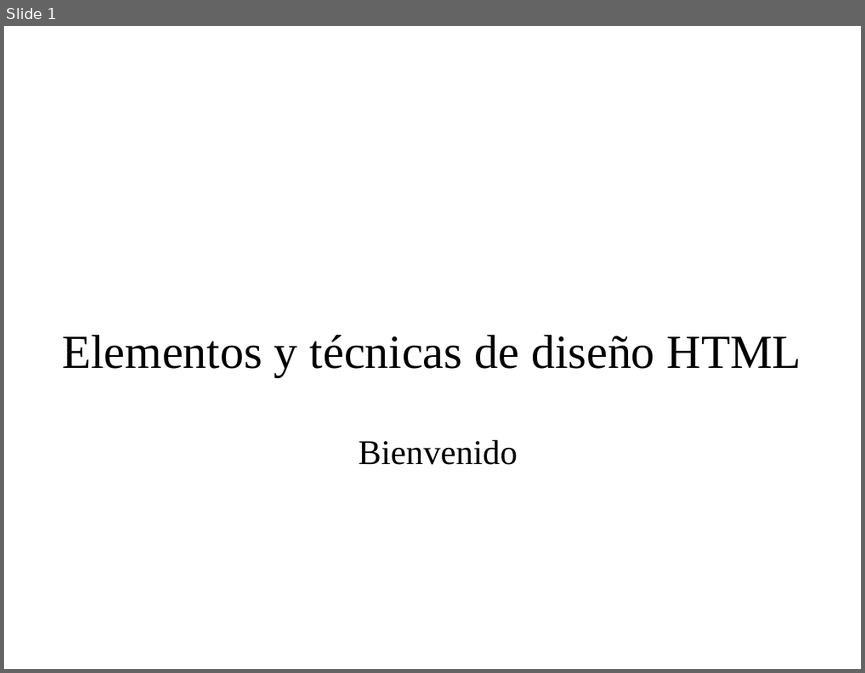
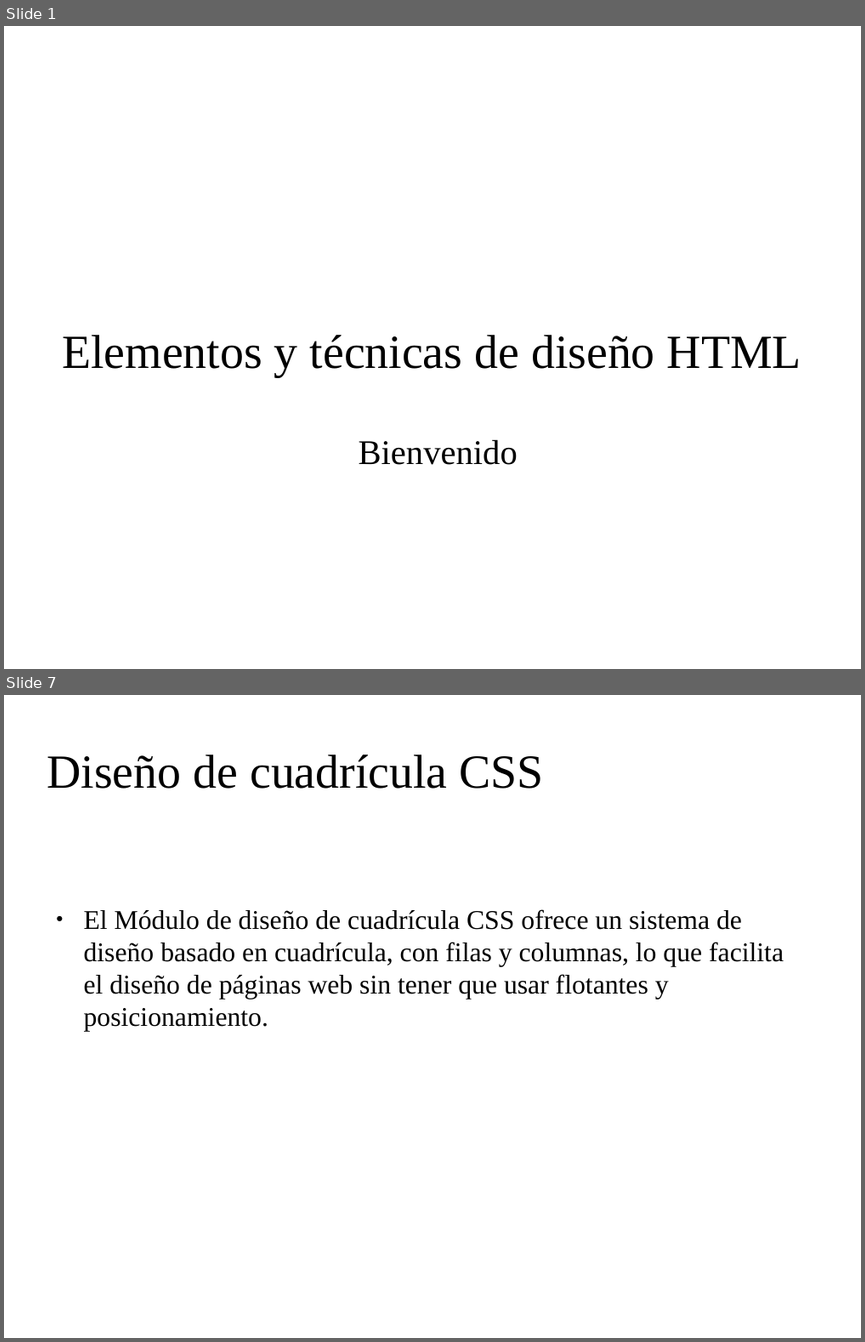
Before and after one commit to codefuncode/Curso-de-HTML-2020, a slide deck: 01-Tutorial-HTML/025-Elementos-y-tecnicas-de-diseno-HTML/025-Elementos-y-tecnicas-de-diseno-HTML.odp. Shown one above the other, each under a label of ours: slide 1 before the commit, slides 1 and 7 after it; the slides between them are not shown. The pictures are 865x673 and 865x1342 pixels, drawn with LibreOffice and Linux fonts; fonts in the diff are those of the drawing; background and template pictures are left out. Boxes give left, top, right and bottom in pixels: in the first picture for what was removed or moved away, otherwise in the second. Text is boxed around its words. In the diff, an @@ line names an element or a change of style, - is before the commit and + after.

```diff
--- a/01-Tutorial-HTML/025-Elementos-y-tecnicas-de-diseno-HTML/025-Elementos-y-tecnicas-de-diseno-HTML.odp
+++ b/01-Tutorial-HTML/025-Elementos-y-tecnicas-de-diseno-HTML/025-Elementos-y-tecnicas-de-diseno-HTML.odp
@@ slide 7 added at box(4, 695, 861, 1338), background picture (left out) @@
@@ title added at box(46, 755, 544, 789), 44 pt, text #000000 @@
+Diseño de cuadrícula CSS
@@ text added at box(84, 909, 783, 1031), 25 pt, text #000000 @@
+● El Módulo de diseño de cuadrícula CSS ofrece un sistema de diseño basado en cuadrícula, con filas y columnas, lo que facilita el diseño de páginas web sin tener que usar flotantes y posicionamiento.
```
Also in this commit, not shown: 6 other slides added, 4 slides removed, 18 other files.
